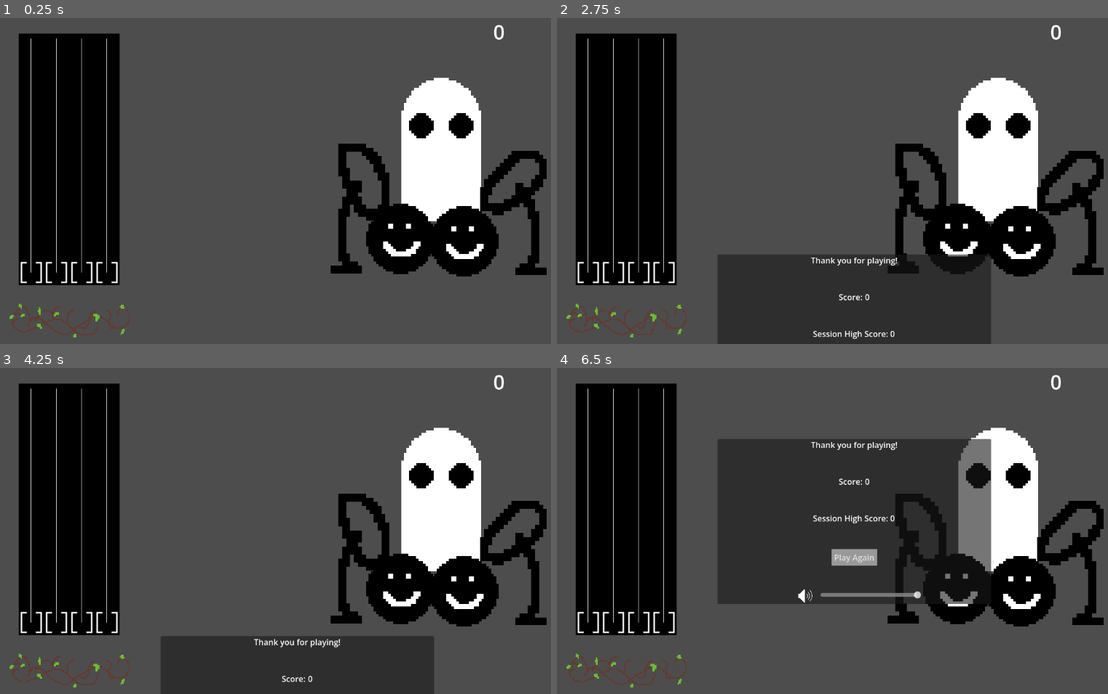
Above: before the commit, frames 1-4 (two rows, left to right).
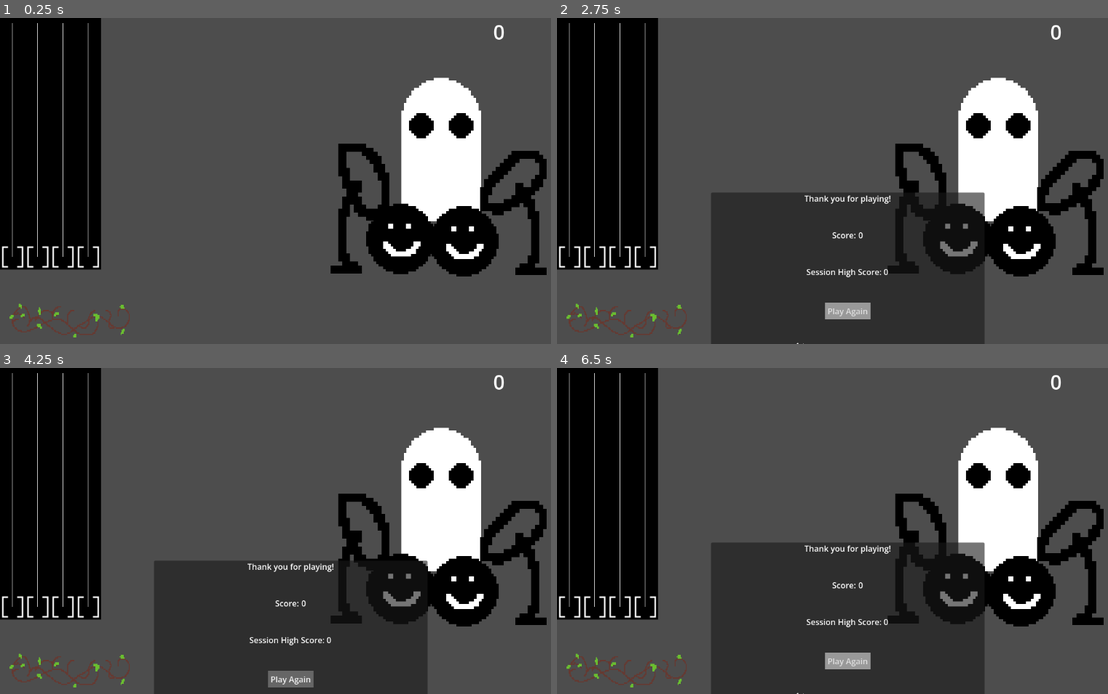
Above: after the commit, the same moments.

Repository: DarthObsidian/Jam
Game: Godot game, scene res://scenes/game.tscn
The game is run twice, just before and just after one commit, with the same random seed, the same clock (stepped at 60 frames per second) and the same inputs. This scene is started directly instead of the project's main scene. Sound files missing from this copy of the repository are replaced by a short silence.
Inputs (mouse positions are in pixels of both pictures, inside the frame that each line leads up to):
- Up to frame 1 (0.25 s): no input
- Up to frame 2 (2.75 s): tap Enter at 0.5, 2 s; hold E (mid-right) 0.53-1.28 s; tap Space at 1.25 s; hold Q (left) 1.28-2.03 s; hold E (mid-right) from 2.03 s (still down)
- Up to frame 3 (4.25 s): release E (mid-right) at 2.75 s; click (292, 661) at 2.75 s, where only the run after the commit has a clickable "Play Again"; click "Play Again" at 3.5 s
- Up to frame 4 (6.5 s): click (849, 677) at 4.25 s, where only the run after the commit has a clickable "Play Again"; hold E (mid-right) 5.03-5.78 s; tap Space at 5.75 s; hold Q (left) from 5.78 s (still down)

The runs differ from the first frame. In frame 1, 7.6% of the frame differs, in the area x 0-22%, y 0-82%; in frame 2, 16%; in frame 3, 18%; in frame 4, 36%, in the area x 0-79%, y 0-100%.
Error after the commit: Invalid access to property or key 'lanes' on a base object of type 'Nil'. (res://scripts/song_controller.gd:122)

Commit message:
made ui scale better.

Diff:
--- a/scenes/game.tscn
+++ b/scenes/game.tscn
@@ -58,12 +58,10 @@
 scale = Vector2(2, 2)
 
 [node name="Track" parent="." instance=ExtResource("4_lbhrr")]
-position = Vector2(37, 31)
 
-[node name="Song" type="Node" parent="." node_paths=PackedStringArray("track", "music_player")]
+[node name="Song" type="Node" parent="." node_paths=PackedStringArray("music_player")]
 script = ExtResource("5_iywne")
 song_data_file = "res://SongData/song_cozy.json"
-track = NodePath("../Track")
 music_player = NodePath("../Music")
 
 [node name="CanvasLayer" type="CanvasLayer" parent="."]
@@ -80,75 +78,82 @@
 text = "0"
 horizontal_alignment = 2
 
-[node name="Panel" type="Panel" parent="CanvasLayer"]
-offset_left = 318.0
-offset_top = 140.0
-offset_right = 860.0
-offset_bottom = 468.0
+[node name="GameOverPanel" type="Panel" parent="CanvasLayer"]
+anchors_preset = 8
+anchor_left = 0.5
+anchor_top = 0.5
+anchor_right = 0.5
+anchor_bottom = 0.5
+offset_left = -271.0
+offset_top = -164.0
+offset_right = 271.0
+offset_bottom = 164.0
+grow_horizontal = 2
+grow_vertical = 2
 
-[node name="VBoxContainer" type="VBoxContainer" parent="CanvasLayer/Panel"]
+[node name="VBoxContainer" type="VBoxContainer" parent="CanvasLayer/GameOverPanel"]
 layout_mode = 0
 offset_right = 542.0
 offset_bottom = 328.0
 theme_override_constants/separation = 50
 alignment = 1
 
-[node name="Label" type="Label" parent="CanvasLayer/Panel/VBoxContainer"]
+[node name="Label" type="Label" parent="CanvasLayer/GameOverPanel/VBoxContainer"]
 layout_mode = 2
 text = "Thank you for playing!"
 horizontal_alignment = 1
 
-[node name="ScoreBox" type="HBoxContainer" parent="CanvasLayer/Panel/VBoxContainer"]
+[node name="ScoreBox" type="HBoxContainer" parent="CanvasLayer/GameOverPanel/VBoxContainer"]
 layout_mode = 2
 alignment = 1
 
-[node name="Label2" type="Label" parent="CanvasLayer/Panel/VBoxContainer/ScoreBox"]
+[node name="Label2" type="Label" parent="CanvasLayer/GameOverPanel/VBoxContainer/ScoreBox"]
 layout_mode = 2
 text = "Score:"
 
-[node name="FinalScore" type="Label" parent="CanvasLayer/Panel/VBoxContainer/ScoreBox"]
+[node name="FinalScore" type="Label" parent="CanvasLayer/GameOverPanel/VBoxContainer/ScoreBox"]
 layout_mode = 2
 text = "1000"
 
-[node name="HighScoreBox" type="HBoxContainer" parent="CanvasLayer/Panel/VBoxContainer"]
+[node name="HighScoreBox" type="HBoxContainer" parent="CanvasLayer/GameOverPanel/VBoxContainer"]
 layout_mode = 2
 alignment = 1
 
-[node name="HighScoreLabel" type="Label" parent="CanvasLayer/Panel/VBoxContainer/HighScoreBox"]
+[node name="HighScoreLabel" type="Label" parent="CanvasLayer/GameOverPanel/VBoxContainer/HighScoreBox"]
 layout_mode = 2
 text = "High Score:"
 
-[node name="HighScore" type="Label" parent="CanvasLayer/Panel/VBoxContainer/HighScoreBox"]
+[node name="HighScore" type="Label" parent="CanvasLayer/GameOverPanel/VBoxContainer/HighScoreBox"]
 layout_mode = 2
 text = "1000"
 
-[node name="HBoxContainer2" type="HBoxContainer" parent="CanvasLayer/Panel/VBoxContainer"]
+[node name="HBoxContainer2" type="HBoxContainer" parent="CanvasLayer/GameOverPanel/VBoxContainer"]
 layout_mode = 2
 alignment = 1
 
-[node name="Replay" type="Button" parent="CanvasLayer/Panel/VBoxContainer/HBoxContainer2"]
+[node name="Replay" type="Button" parent="CanvasLayer/GameOverPanel/VBoxContainer/HBoxContainer2"]
 layout_mode = 2
 theme_override_styles/normal = SubResource("StyleBoxFlat_iywne")
 theme_override_styles/hover = SubResource("StyleBoxFlat_p57ef")
 theme_override_styles/focus = SubResource("StyleBoxFlat_u5sy4")
 text = "Play Again"
 
-[node name="HBoxContainer3" type="HBoxContainer" parent="CanvasLayer/Panel/VBoxContainer"]
+[node name="HBoxContainer3" type="HBoxContainer" parent="CanvasLayer/GameOverPanel/VBoxContainer"]
 layout_mode = 2
 size_flags_vertical = 3
 
-[node name="volIcon" type="Sprite2D" parent="CanvasLayer/Panel/VBoxContainer/HBoxContainer3"]
+[node name="volIcon" type="Sprite2D" parent="CanvasLayer/GameOverPanel/VBoxContainer/HBoxContainer3"]
 position = Vector2(175, 10)
 texture = ExtResource("7_gee14")
 hframes = 2
 vframes = 2
 frame = 2
 
-[node name="Control" type="Control" parent="CanvasLayer/Panel/VBoxContainer/HBoxContainer3"]
+[node name="Control" type="Control" parent="CanvasLayer/GameOverPanel/VBoxContainer/HBoxContainer3"]
 custom_minimum_size = Vector2(200, 0)
 layout_mode = 2
 
-[node name="volume" type="HSlider" parent="CanvasLayer/Panel/VBoxContainer/HBoxContainer3"]
+[node name="volume" type="HSlider" parent="CanvasLayer/GameOverPanel/VBoxContainer/HBoxContainer3"]
 custom_minimum_size = Vector2(200, 0)
 layout_mode = 2
 max_value = 1.0
@@ -157,5 +162,5 @@
 script = ExtResource("8_0tnpc")
 
 [connection signal="finished" from="Music" to="." method="_on_game_over"]
-[connection signal="pressed" from="CanvasLayer/Panel/VBoxContainer/HBoxContainer2/Replay" to="." method="_on_restart_click"]
-[connection signal="value_changed" from="CanvasLayer/Panel/VBoxContainer/HBoxContainer3/volume" to="CanvasLayer/Panel/VBoxContainer/HBoxContainer3/volume" method="_on_value_changed"]
+[connection signal="pressed" from="CanvasLayer/GameOverPanel/VBoxContainer/HBoxContainer2/Replay" to="." method="_on_restart_click"]
+[connection signal="value_changed" from="CanvasLayer/GameOverPanel/VBoxContainer/HBoxContainer3/volume" to="CanvasLayer/GameOverPanel/VBoxContainer/HBoxContainer3/volume" method="_on_value_changed"]
--- a/scenes/menu.tscn
+++ b/scenes/menu.tscn
@@ -7,58 +7,95 @@
 
 [node name="root" type="Node2D"]
 
-[node name="Background" type="TextureRect" parent="."]
-offset_right = 1155.0
-offset_bottom = 651.0
+[node name="CanvasLayer" type="CanvasLayer" parent="."]
+
+[node name="AspectRatioContainer" type="AspectRatioContainer" parent="CanvasLayer"]
+anchors_preset = 15
+anchor_right = 1.0
+anchor_bottom = 1.0
+grow_horizontal = 2
+grow_vertical = 2
+ratio = 1.778
+stretch_mode = 0
+
+[node name="Background" type="TextureRect" parent="CanvasLayer/AspectRatioContainer"]
+layout_mode = 2
 texture = ExtResource("1_yqeox")
 
-[node name="Title" type="Label" parent="Background"]
-layout_mode = 0
-offset_left = 363.0
-offset_top = 165.0
-offset_right = 782.0
-offset_bottom = 248.0
+[node name="Title" type="Label" parent="CanvasLayer/AspectRatioContainer/Background"]
+layout_mode = 1
+anchors_preset = 8
+anchor_left = 0.5
+anchor_top = 0.5
+anchor_right = 0.5
+anchor_bottom = 0.5
+offset_left = -212.0
+offset_top = -155.99997
+offset_right = 207.0
+offset_bottom = -72.99997
+grow_horizontal = 2
+grow_vertical = 2
 theme_override_font_sizes/font_size = 60
 text = "Ghost-guy jam"
 
-[node name="PlayButton" type="Button" parent="Background"]
-layout_mode = 0
-offset_left = 477.0
-offset_top = 373.0
-offset_right = 674.0
-offset_bottom = 417.0
+[node name="PlayButton" type="Button" parent="CanvasLayer/AspectRatioContainer/Background"]
+layout_mode = 1
+anchors_preset = 8
+anchor_left = 0.5
+anchor_top = 0.5
+anchor_right = 0.5
+anchor_bottom = 0.5
+offset_left = -98.5
+offset_top = -22.0
+offset_right = 98.5
+offset_bottom = 22.0
+grow_horizontal = 2
+grow_vertical = 2
 text = "Play"
 script = ExtResource("2_vjb58")
 
-[node name="volIcon" type="Sprite2D" parent="Background"]
-position = Vector2(137, 578)
+[node name="Control" type="Control" parent="CanvasLayer/AspectRatioContainer/Background"]
+layout_mode = 1
+anchors_preset = 2
+anchor_top = 1.0
+anchor_bottom = 1.0
+offset_top = -40.0
+offset_right = 40.0
+grow_vertical = 0
+
+[node name="volume" type="HSlider" parent="CanvasLayer/AspectRatioContainer/Background/Control"]
+layout_mode = 1
+anchors_preset = 2
+anchor_top = 1.0
+anchor_bottom = 1.0
+offset_left = 177.0
+offset_top = -78.95947
+offset_right = 377.0
+offset_bottom = -62.959473
+grow_vertical = 0
+max_value = 1.0
+step = 0.01
+value = 0.5
+script = ExtResource("4_mhnvy")
+
+[node name="volIcon" type="Sprite2D" parent="CanvasLayer/AspectRatioContainer/Background/Control"]
+position = Vector2(137, -29.918945)
 texture = ExtResource("3_con2f")
 hframes = 2
 vframes = 2
 frame = 2
 
-[node name="volume" type="HSlider" parent="Background"]
-layout_mode = 0
-offset_left = 162.0
-offset_top = 569.0
-offset_right = 362.0
-offset_bottom = 585.0
-max_value = 1.0
-step = 0.01
-value = 0.5
-script = ExtResource("4_mhnvy")
-
-[node name="Label" type="Label" parent="Background"]
+[node name="Label" type="Label" parent="CanvasLayer/AspectRatioContainer/Background"]
 layout_mode = 1
 anchors_preset = 3
 anchor_left = 1.0
 anchor_top = 1.0
 anchor_right = 1.0
 anchor_bottom = 1.0
-offset_left = -135.0
-offset_top = -131.0
-offset_right = -5.0
-offset_bottom = -4.0
+offset_left = -180.0
+offset_top = -170.95947
+offset_right = -50.0
+offset_bottom = -43.959473
 grow_horizontal = 0
 grow_vertical = 0
 text = "By:
@@ -67,5 +104,5 @@
 Jeffrey Meyers
 Matthew Meyers"
 
-[connection signal="pressed" from="Background/PlayButton" to="Background/PlayButton" method="_on_pressed"]
-[connection signal="value_changed" from="Background/volume" to="Background/volume" method="_on_value_changed"]
+[connection signal="pressed" from="CanvasLayer/AspectRatioContainer/Background/PlayButton" to="CanvasLayer/AspectRatioContainer/Background/PlayButton" method="_on_pressed"]
+[connection signal="value_changed" from="CanvasLayer/AspectRatioContainer/Background/Control/volume" to="CanvasLayer/AspectRatioContainer/Background/Control/volume" method="_on_value_changed"]
--- a/scripts/game.gd
+++ b/scripts/game.gd
@@ -7,12 +7,12 @@
 const WAIT = 2
 var gameOver = false
 var gameOverDelay = 0
-@onready var finalScore = $CanvasLayer/Panel/VBoxContainer/ScoreBox/FinalScore
-@onready var highScoreText = $CanvasLayer/Panel/VBoxContainer/HighScoreBox/HighScore
-@onready var scoreBox = $CanvasLayer/Panel/VBoxContainer/ScoreBox
-@onready var highScoreBox = $CanvasLayer/Panel/VBoxContainer/HighScoreBox
-@onready var highScoreLabel = $CanvasLayer/Panel/VBoxContainer/HighScoreBox/HighScoreLabel
-@onready var gameOverPanel = $CanvasLayer/Panel
+@onready var finalScore = $CanvasLayer/GameOverPanel/VBoxContainer/ScoreBox/FinalScore
+@onready var highScoreText = $CanvasLayer/GameOverPanel/VBoxContainer/HighScoreBox/HighScore
+@onready var scoreBox = $CanvasLayer/GameOverPanel/VBoxContainer/ScoreBox
+@onready var highScoreBox = $CanvasLayer/GameOverPanel/VBoxContainer/HighScoreBox
+@onready var highScoreLabel = $CanvasLayer/GameOverPanel/VBoxContainer/HighScoreBox/HighScoreLabel
+@onready var gameOverPanel = $CanvasLayer/GameOverPanel
 @onready var points = $CanvasLayer/Points
 
 # Called when the node enters the scene tree for the first time.
@@ -67,8 +67,7 @@
 func _on_restart_click() -> void:
 	$Song.load_song()
 	gameOver = false
-	gameOverPanel.visible = false
-	gameOverPanel.position.y = 1000
+	gameOverPanel.position.y = get_viewport().get_visible_rect().size.y
 	totalPoints = 0
 	points.text = str(0)
 	$Combo.clear_combo()
@@ -93,5 +92,6 @@
 		_do_hit(hitStatus)
 	else:
 		gameOverDelay += delta
-		if gameOverDelay >= WAIT and gameOverPanel.position.y > 141.0:
-			gameOverPanel.position.y = lerp(gameOverPanel.position.y, 140.0, delta * 5)
+		var desiredPos = (get_viewport().get_visible_rect().size.y / 2) - (gameOverPanel.size.y / 2)
+		if gameOverDelay >= WAIT and gameOverPanel.position.y > desiredPos - 5:
+			gameOverPanel.position.y = lerp(gameOverPanel.position.y, desiredPos, delta * 5)
Not shown, added: export_presets.cfg
Not shown, changed: .gitignore
